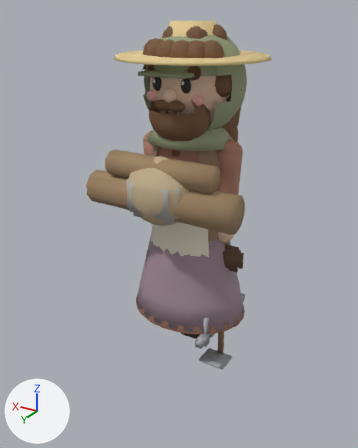
Two versions of the glTF model models/villager.glb, one commit apart.
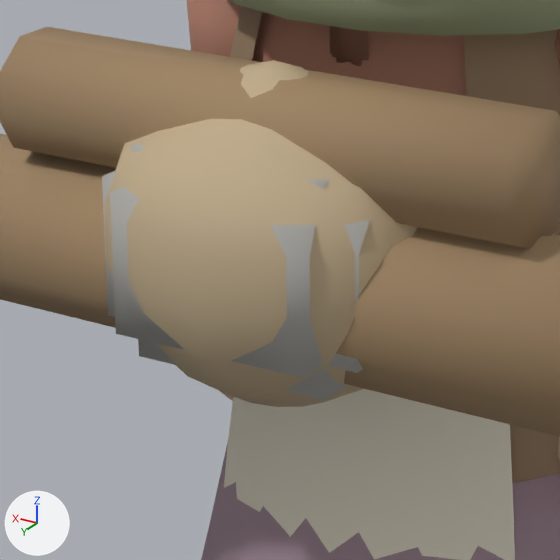
The first picture shows the older version from a 50 mm camera at (-0.867, 1.528, 1.188) aimed at (0.05, -0.001, 0.423). The close-ups show the older and then the newer version on the part from 29% to 61% of the width and 32% to 57% of the height of that picture. Only the edits that show in the close-ups are written down. Arrows for +X, +Y and +Z are at lower left; the lights stay in place. Where no turn or scale is listed for an object, it has been applied to the vertices.

The scene before the commit, as lines of its bpy script (objects in view):
```python
me_carrysack = bpy.data.meshes.new('CarrySack')
me_carrysack.from_pydata(...)  # 114 vertices, 224 faces; spans x -0.121..0.121, y -0.1..0.1, z -0.09..0.15
me_carrysack.materials.append(mat_sack)  # beige #c4af8e
me_carrystone = bpy.data.meshes.new('CarryStone')
me_carrystone.from_pydata(...)  # 32 vertices, 60 faces; spans x -0.1..0.1, y -0.085..0.085, z -0.055..0.095
me_carrystone.materials.append(mat_stone)  # grey #b3b1ac
me_collar = bpy.data.meshes.new('Collar')
me_collar.from_pydata(...)  # 64 vertices, 92 faces; spans x -0.07..0.07, y -0.06..0.111, z 0.325..0.434
me_collar.materials.append(mat_trim)  # brown #896150
ob_carrysack = bpy.data.objects.new('CarrySack', me_carrysack)
ob_carrysack.location = (0.0, 0.2, 0.6)
ob_carrystone = bpy.data.objects.new('CarryStone', me_carrystone)
ob_carrystone.location = (0.0, 0.2, 0.6)
ob_collar = bpy.data.objects.new('Collar', me_collar)
ob_collar.location = (0.0, 0.0, 0.4)
# also in view: 'Hood' at (0.0, -0.035, 0.954); 'ArmL' at (0.15, 0.0, 0.638); 'Apron' at (0.0, 0.109, 0.398); 'Torso' at (0.0, 0.0, 0.56); 'Vest' at (0.0, -0.011, 0.602)
```
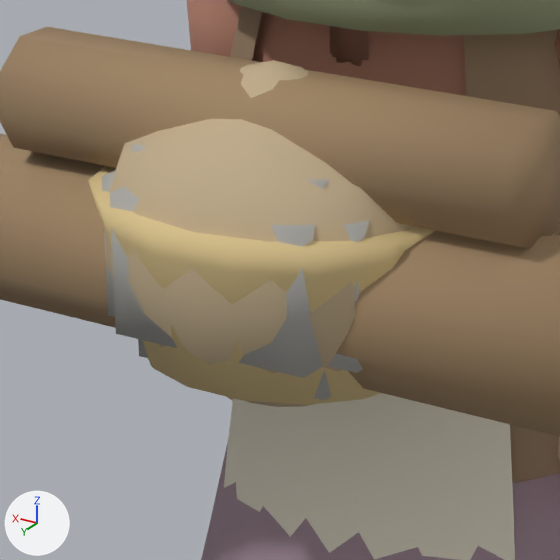
Where the change shows, as pixel boxes (x1, y1, x2, y2) in the close-ups (560 x 560 px):
```json
{"object": "CarryFish", "change": "added", "after": [88, 166, 436, 405], "on screen": "beige"}
```

Scene script edits in JSON lines:
```json
{"op": "add", "block": "me_carryfish", "code": ["me_carryfish = bpy.data.meshes.new('CarryFish')", "me_carryfish.from_pydata(...)  # 126 vertices, 240 faces; spans x -0.135..0.135, y -0.105..0.105, z -0.06..0.1", "me_carryfish.materials.append(mat_straw)  # beige #e1c890"]}
{"op": "add", "block": "ob_carryfish", "code": ["ob_carryfish = bpy.data.objects.new('CarryFish', me_carryfish)", "ob_carryfish.location = (0.0, 0.2, 0.6)"]}
```
